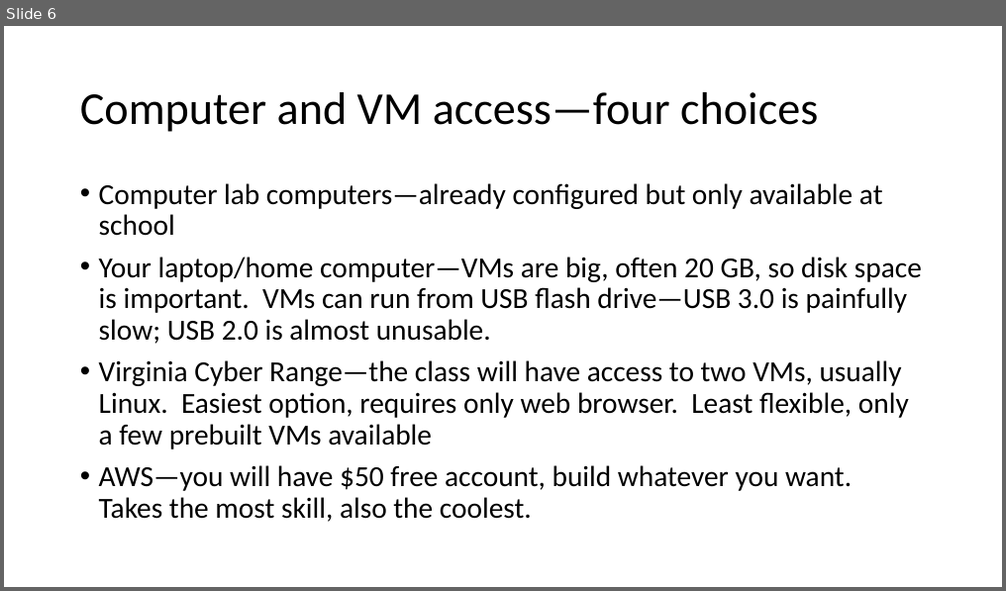
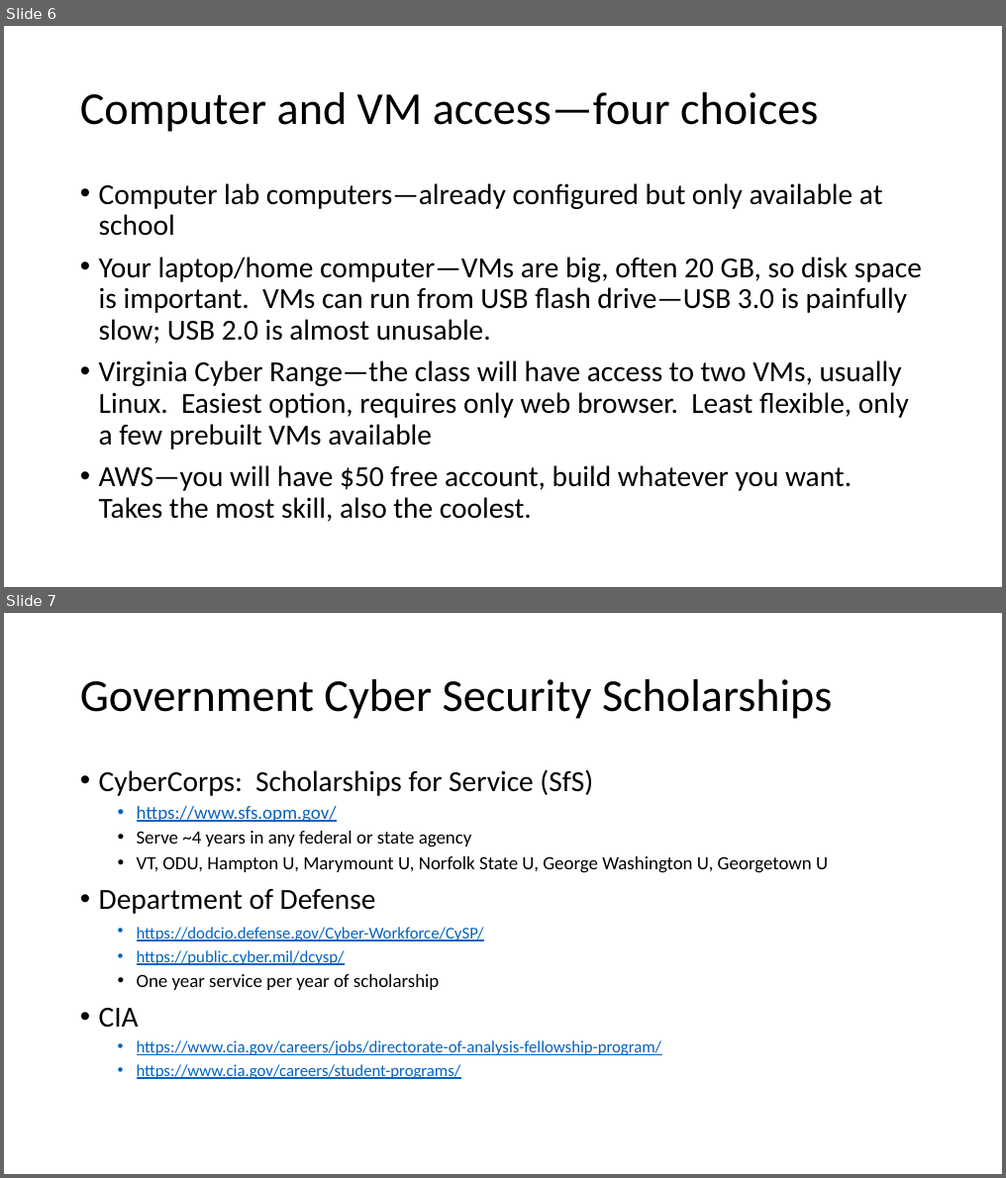
Before and after one commit to john-r2/CyberSec-Modules, a slide deck: 1.Intro_Ethics/CourseIntro.pptx. Shown one above the other, each under a label of ours: slide 6 before the commit, slides 6 and 7 after it. The pictures are 1006x591 and 1006x1178 pixels, drawn with LibreOffice and Linux fonts; fonts in the diff are those of the drawing. Boxes give left, top, right and bottom in pixels: in the first picture for what was removed or moved away, otherwise in the second. Text is boxed around its words. In the diff, an @@ line names an element or a change of style, - is before the commit and + after.

```diff
--- a/1.Intro_Ethics/CourseIntro.pptx
+++ b/1.Intro_Ethics/CourseIntro.pptx
@@ slide 7 added at bbox=[4, 613, 1002, 1174], background #FFFFFF @@
@@ title added at bbox=[80, 679, 832, 719], 44 pt, text #000000 @@
+Government Cyber Security Scholarships
@@ text added at bbox=[99, 769, 828, 1079], 16 pt, text #0563C1, underline @@
+• CyberCorps: Scholarships for Service (SfS)
+  • https://www.sfs.opm.gov/
+  • Serve ~4 years in any federal or state agency
+  • VT, ODU, Hampton U, Marymount U, Norfolk State U, George Washington U, Georgetown U
+• Department of Defense
+  • https://dodcio.defense.gov/Cyber-Workforce/CySP/
+  • https://public.cyber.mil/dcysp/
+  • One year service per year of scholarship
+• CIA
+  • https://www.cia.gov/careers/jobs/directorate-of-analysis-fellowship-program/
+  • https://www.cia.gov/careers/student-programs/
```
Also in this commit, not shown: 2 slides changed, 3 other files.
